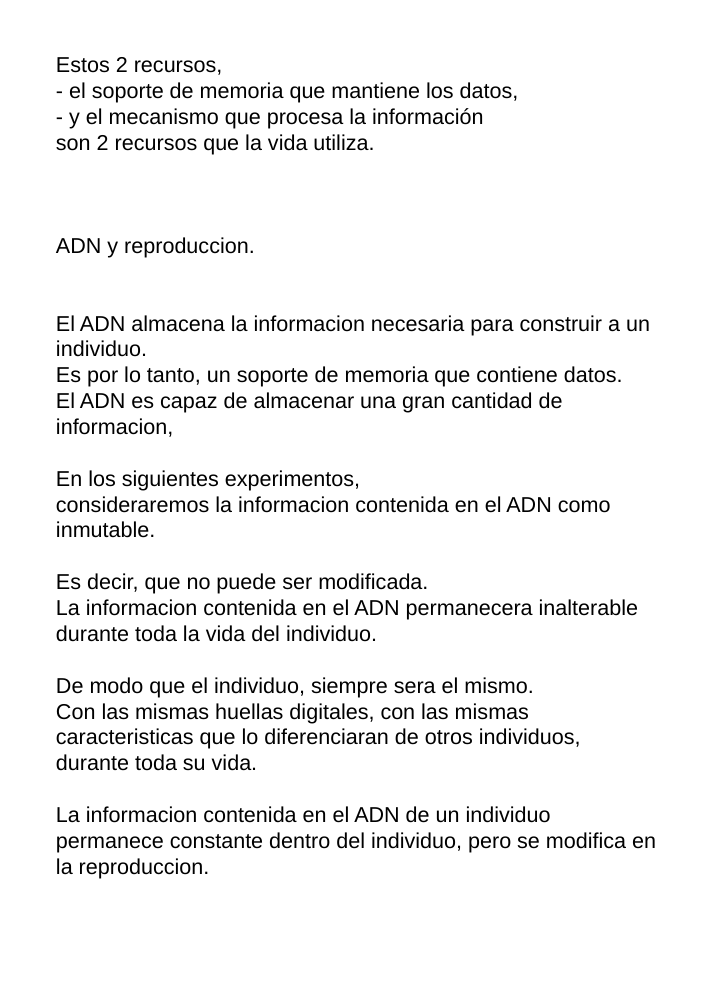
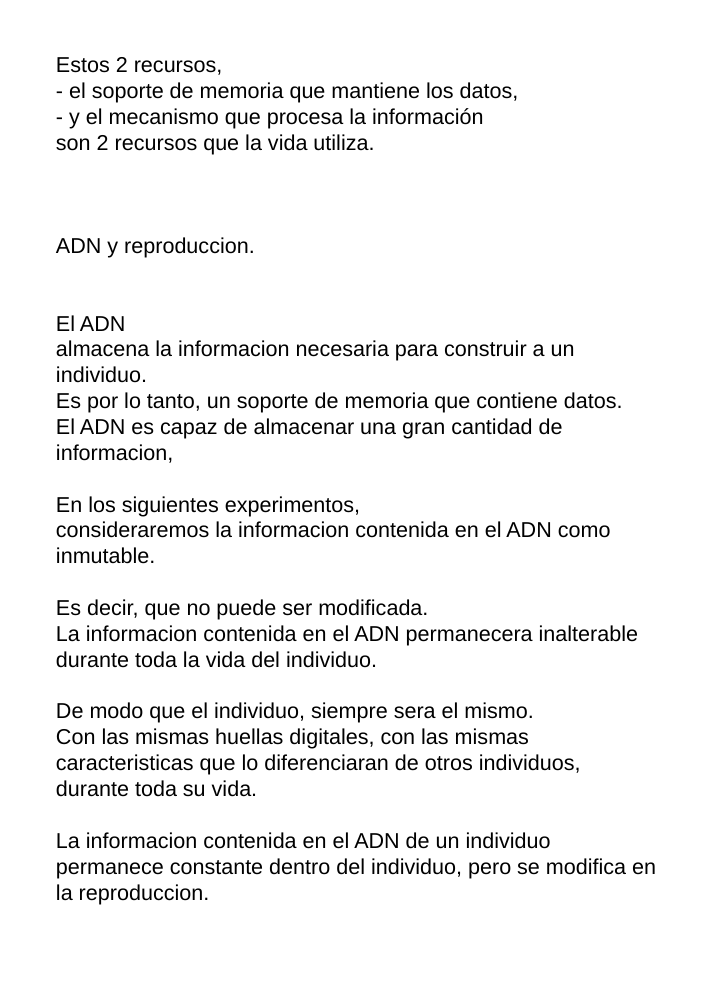
Before and after one commit to fabhrius/La-Cosa, a slide deck: slide 4 of capitulos/Procesamiento de la informacion/Procesamiento de la informacion.odp. Drawn at 713x1008 pixels with LibreOffice and Linux fonts; fonts in the diff are those of the drawing. Boxes give left, top, right and bottom in pixels: in the first picture for what was removed or moved away, otherwise in the second. Text is boxed around its words. In the diff, an @@ line names an element or a change of style, - is before the commit and + after.

```diff
--- a/capitulos/Procesamiento de la informacion/Procesamiento de la informacion.odp
+++ b/capitulos/Procesamiento de la informacion/Procesamiento de la informacion.odp
@@ text at (x1=56, y1=315, x2=575, y2=383): text changed @@
-El ADN almacena la informacion necesaria para construir a un individuo.
+El ADN
+almacena la informacion necesaria para construir a un individuo.
```
Also in this commit, not shown: 2 other slides changed, 6 other files.
